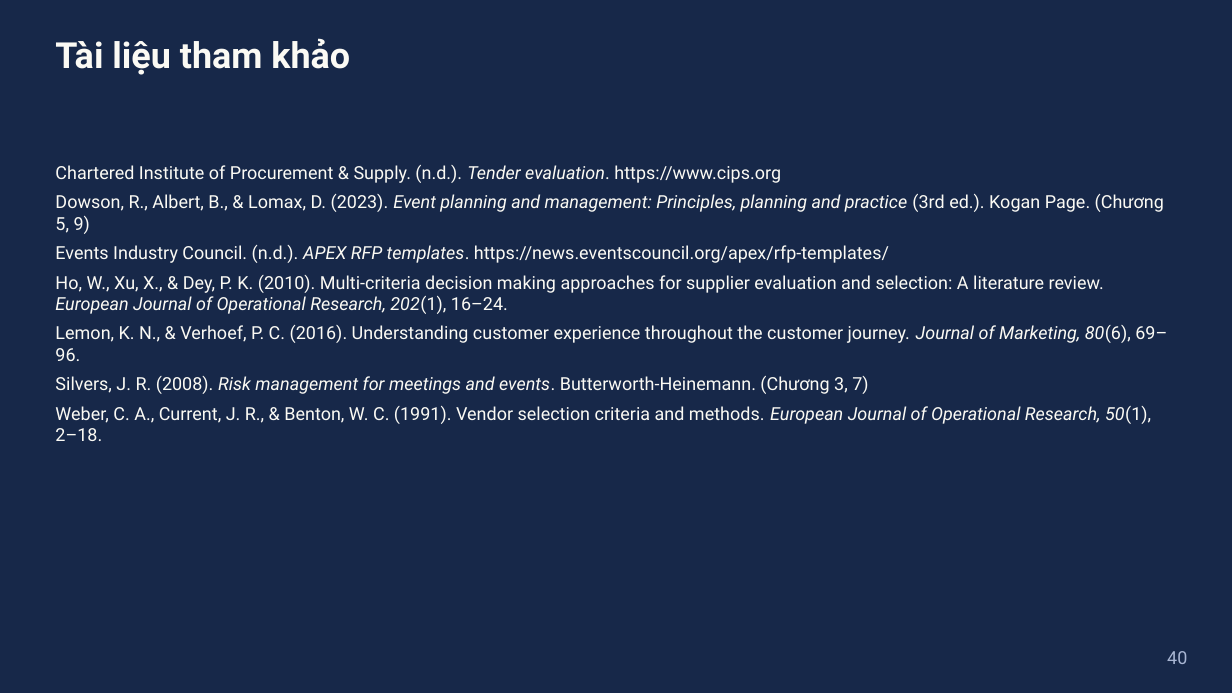
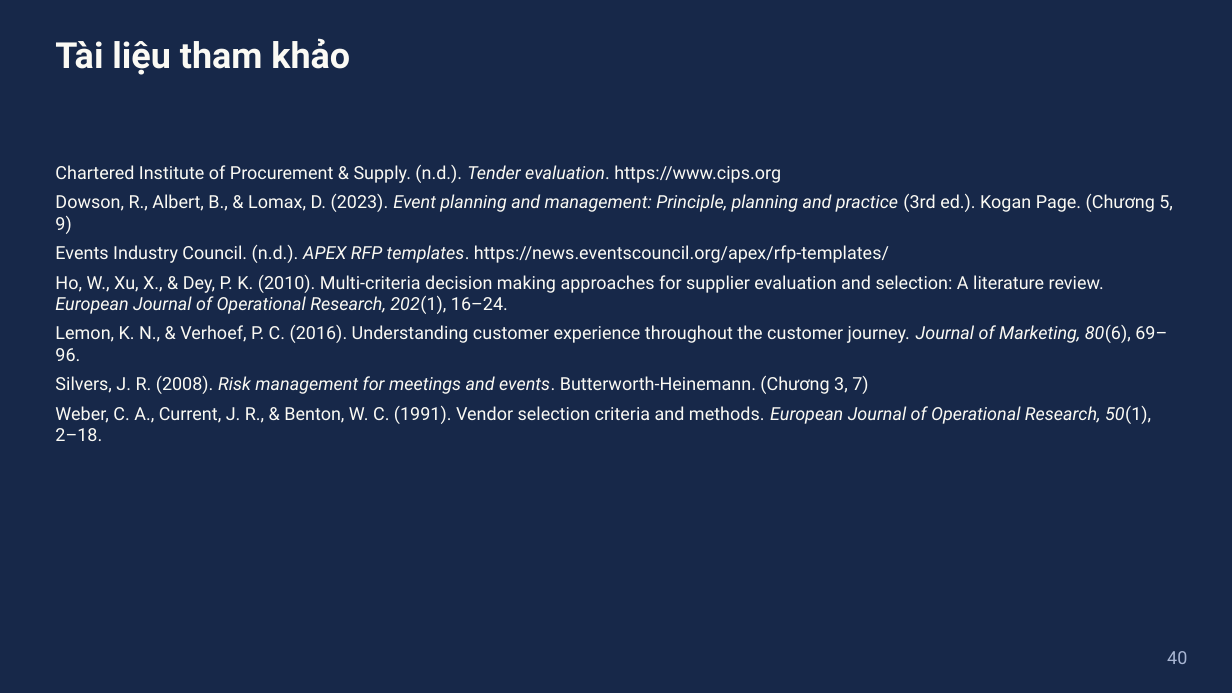
Before and after one commit to dnbaoquyen/teaching-skills, a slide deck: slide 40 of courses/EVM1110E/slides/W10_slides.pptx. Drawn at 1232x693 pixels with LibreOffice and Linux fonts; fonts in the diff are those of the drawing. Boxes give left, top, right and bottom in pixels: in the first picture for what was removed or moved away, otherwise in the second. Text is boxed around its words. In the diff, an @@ line names an element or a change of style, - is before the commit and + after.

```diff
--- a/courses/EVM1110E/slides/W10_slides.pptx
+++ b/courses/EVM1110E/slides/W10_slides.pptx
@@ text at (55, 194, 1173, 234): text changed @@
-Dowson, R., Albert, B., & Lomax, D. (2023). Event planning and management: Principles, planning and practice (3rd ed.). Kogan Page. (Chương 5, 9)
+Dowson, R., Albert, B., & Lomax, D. (2023). Event planning and management: Principle, planning and practice (3rd ed.). Kogan Page. (Chương 5, 9)
```
Also in this commit, not shown: 9 other files.
